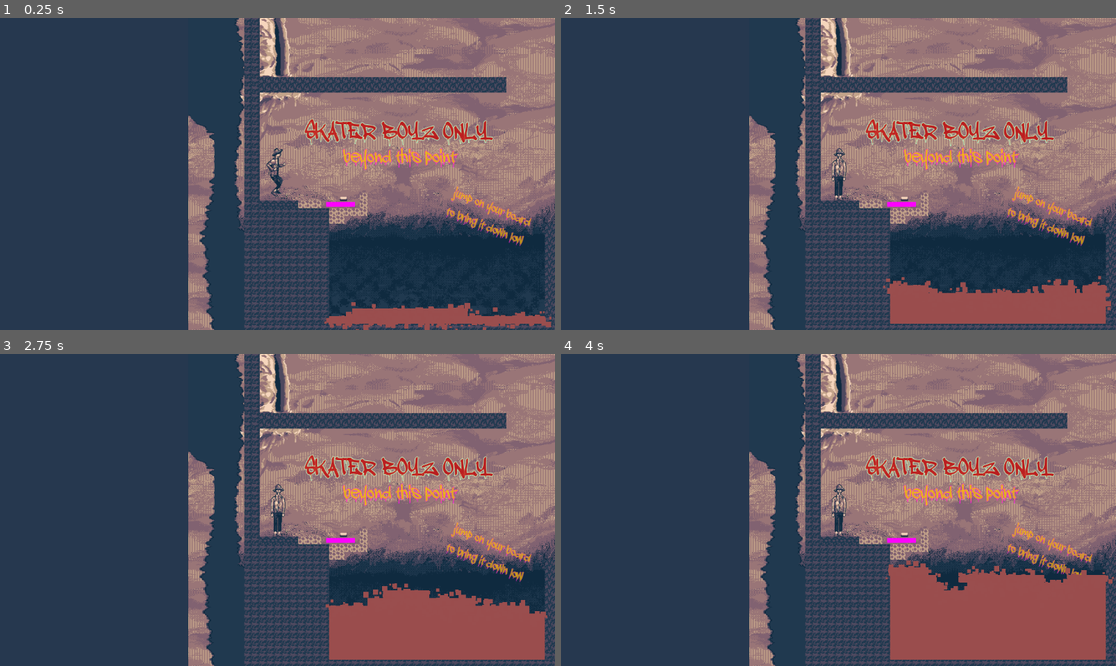
Above: before the commit, frames 1-4 (two rows, left to right).
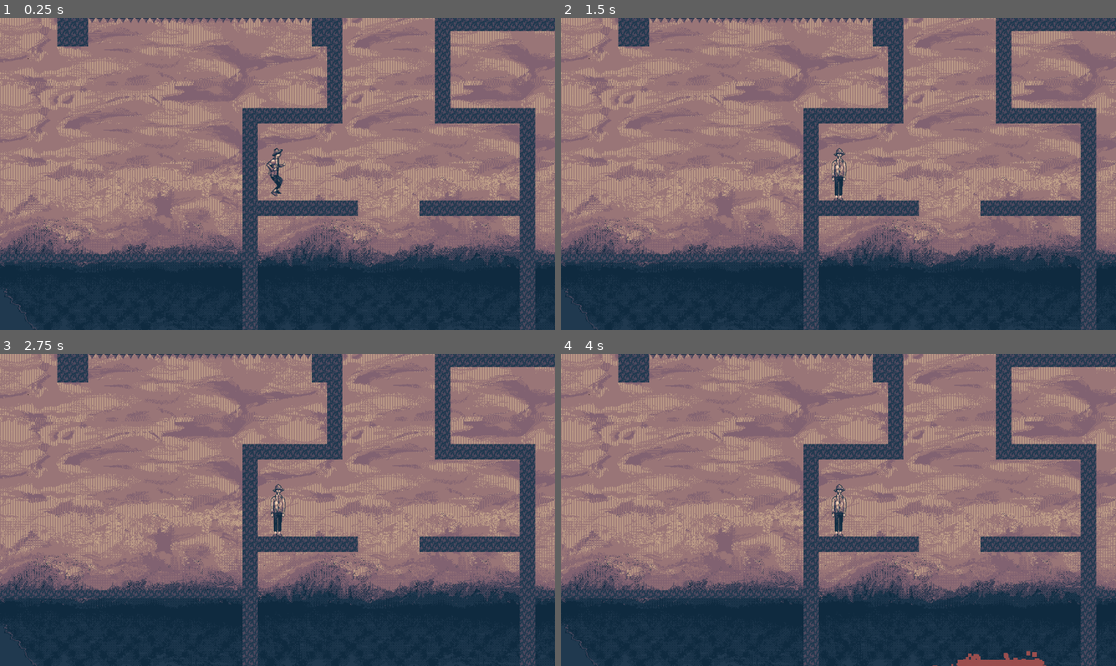
Above: after the commit, the same moments.

Repository: hellomynameisren/ludumdare
Game: Godot game, scene res://liquid/complete_levels/05_midterm.tscn
Two runs of this game, one before a commit and one after it. Both use one fixed random seed, a clock stepped at 60 frames per second and the inputs below. Before the commit the project starts from res://liquid/complete_levels/04_skate.tscn.
Inputs:
- Up to frame 1 (0.25 s): no input
- Up to frame 2 (1.5 s): no input
- Up to frame 3 (2.75 s): no input
- Up to frame 4 (4 s): no input

The runs differ from the first frame. In frame 1, 63% of the frame differs, in the area x 0-100%, y 0-100%; in frame 2, 66%; in frame 3, 69%; in frame 4, 70%.

Commit message:
05 fixes

Diff:
--- a/liquid/complete_levels/05_midterm.tscn
+++ b/liquid/complete_levels/05_midterm.tscn
@@ -36,7 +36,7 @@
 gradient = SubResource("Gradient_isdjx")
 
 [sub_resource type="RectangleShape2D" id="RectangleShape2D_5b4xn"]
-size = Vector2(10, 6)
+size = Vector2(10, 9.59999)
 
 [sub_resource type="RectangleShape2D" id="RectangleShape2D_5kk30"]
 size = Vector2(52.5004, 205)
@@ -100,7 +100,7 @@
 hframes = 2
 
 [node name="CollisionShape2D" type="CollisionShape2D" parent="FloorSwitch2"]
-position = Vector2(0, 6)
+position = Vector2(1.52588e-05, -3)
 scale = Vector2(5, 5)
 shape = SubResource("RectangleShape2D_5b4xn")
 
@@ -124,7 +124,7 @@
 hframes = 2
 
 [node name="CollisionShape2D" type="CollisionShape2D" parent="FloorSwitch3"]
-position = Vector2(0, 6)
+position = Vector2(0, -3.5)
 scale = Vector2(5, 5)
 shape = SubResource("RectangleShape2D_5b4xn")
 
--- a/project.godot
+++ b/project.godot
@@ -11,7 +11,7 @@
 [application]
 
 config/name="Ludum Dare"
-run/main_scene="res://liquid/complete_levels/04_skate.tscn"
+run/main_scene="res://liquid/complete_levels/05_midterm.tscn"
 config/features=PackedStringArray("4.1", "GL Compatibility")
 config/icon="res://icon.svg"
 
